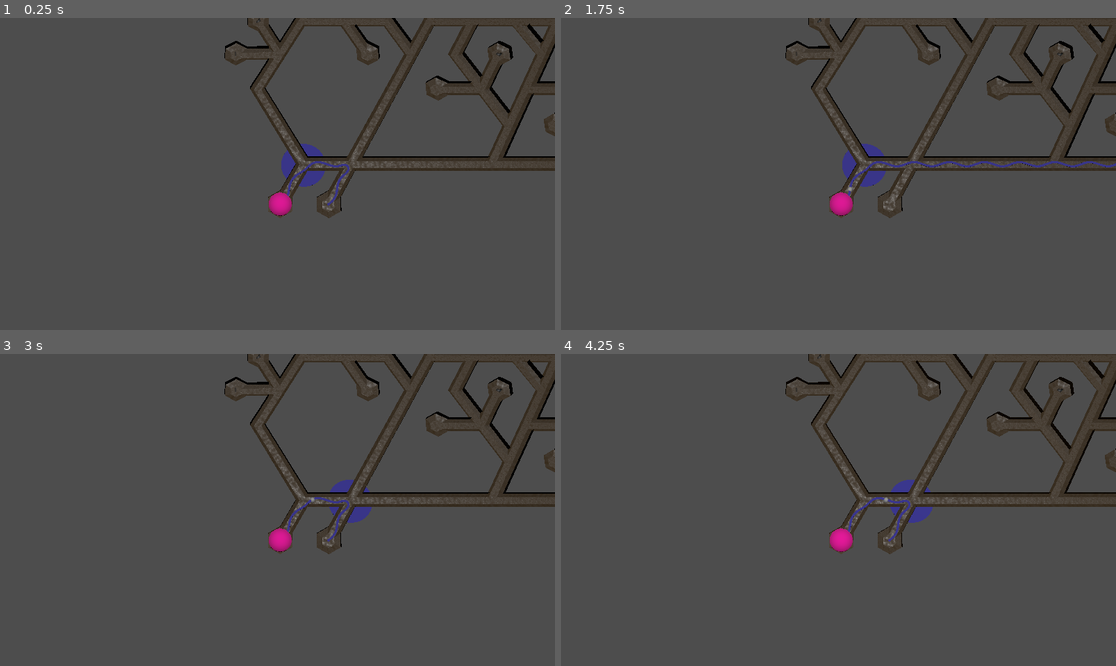
Above: before the commit, frames 1-4 (two rows, left to right).
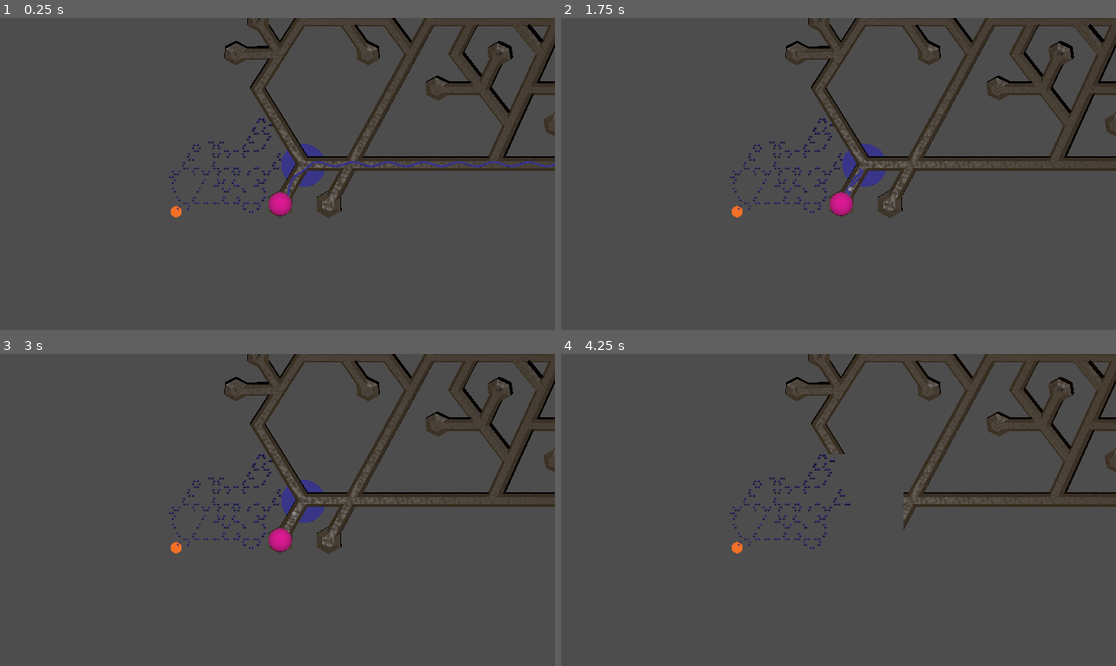
Above: after the commit, the same moments.

Repository: SamppuS/Rabbits_Requiem
Game: Godot game, scene res://tunnels.tscn
Two runs of this game, one before a commit and one after it. Both use one fixed random seed, a clock stepped at 60 frames per second and the inputs below. Sound files missing from this copy of the repository are replaced by a short silence.
Inputs (mouse positions are in pixels of both pictures, inside the frame that each line leads up to):
- Up to frame 1 (0.25 s): no input
- Up to frame 2 (1.75 s): tap Enter at 0.5 s; move the mouse to (960, 158) at 0.52 s; tap A (a) at 0.6 s; click (960, 158) at 0.67 s; tap D (d) at 0.8, 1.35 s; tap Space at 1.25 s; move the mouse to (727, 189) at 1.27 s; click (727, 189) at 1.42 s; tap E (e) at 1.55 s
- Up to frame 3 (3 s): tap Enter at 2 s; move the mouse to (333, 441) at 2.02 s; tap E (e) at 2.1 s; click (333, 441) at 2.17 s; tap W (w) at 2.3, 2.85 s; tap Space at 2.75 s; move the mouse to (249, 572) at 2.77 s; click (249, 572) at 2.92 s
- Up to frame 4 (4.25 s): tap X (x) at 3.05, 3.6 s; move the mouse to (1005, 556) at 3.52 s; click (1005, 556) at 3.67 s; tap Z (z) at 3.8 s

The runs differ from the first frame. In frame 1, 0.8% of the frame differs, in the area x 30-100%, y 32-65%; in frame 2, 0.8%; in frame 3, 1.3%; in frame 4, 2.1%, in the area x 30-67%, y 32-65%.

Commit message:
made snake smarter

Diff:
--- a/rabbits_requiem/assets/snake/snake.gd
+++ b/rabbits_requiem/assets/snake/snake.gd
@@ -1,4 +1,6 @@
 extends Node3D
+signal snaking_complete()
+
 
 @onready var head := $Head
 
@@ -49,6 +51,8 @@
 
 	if !goals[0].is_empty() and int(path_index * speed) < len(snake_path) - 2 :
 		move()
+	elif !goals[0].is_empty() and int(path_index * speed) >= len(snake_path) - 2:
+		emit_signal("snaking_complete")
 
 
 func move():
--- a/rabbits_requiem/tunnels.gd
+++ b/rabbits_requiem/tunnels.gd
@@ -96,15 +96,7 @@
 			meshes.append(load("res://palikoita/Closed Meshes/" + file_name))
 	draw_cave()
 	spawn_babis()
-
-	snake.position = Vector3(0,0,0)#pos_from_tile(starting_point)
-
-
-	var path = a_star(starting_point, babi_holder[1][0])
-	for i in path:
-		snake.add_destination(pos_from_tile(i), i)
-	#snake.add_destination(pos_from_tile(next_tile(starting_point, 2)), next_tile(starting_point, 2))
-
+	snak_action("babi")
 
 
 func _on_minimap_send_grid(sent_grid: Variant, sp: Variant, dead_ends : Variant) -> void:
@@ -135,10 +127,7 @@
 		change_cam()
 
 	if Input.is_action_just_pressed("e"): # snake new target
-		snake.clear_path()
-		var path = a_star(snake.next[1], babi_holder[1][randi() % babi_count])
-		for i in path:
-			snake.add_destination(pos_from_tile(i), i)
+		snak_action("player")
 
 	if event is InputEventMouseMotion: # looking around with mouse
 		var screen_size = get_viewport().get_visible_rect().size
@@ -358,3 +347,36 @@
 
 func distance_in_vec3(start: Vector2i, target: Vector2i):
 	return pos_from_tile(start).distance_to(pos_from_tile(target))
+
+
+func _on_snake_snaking_complete() -> void:
+	if babi_holder[0].size() > 0:
+		snak_action("babi")
+	else:
+		snak_action("player")
+
+func  snak_action(action : String = ""):
+
+	var start
+	var target
+
+	# check for snake starting pos
+	if snake.goals[0].is_empty():
+		start = starting_point
+	else:
+		start = snake.next[1]
+		snake.clear_path()
+
+	# choose target
+	match action:
+		"player": # hunt player
+			target = current
+		"babi": # hunt babi
+			target = babi_holder[1][randi() % babi_holder[0].size()]
+		_:
+			snak_action("babi")
+
+	# pathfind
+	var path = a_star(start, target)
+	for i in path:
+		snake.add_destination(pos_from_tile(i), i)
--- a/rabbits_requiem/tunnels.tscn
+++ b/rabbits_requiem/tunnels.tscn
@@ -62,10 +62,8 @@
 environment = SubResource("Environment_yoqi5")
 
 [node name="Snake" parent="." instance=ExtResource("8_di8tg")]
-transform = Transform3D(1, 0, 0, 0, 1, 0, 0, 0, 1, 3.18071, 0, 0.739734)
 
 [node name="Control" type="Control" parent="."]
-visible = false
 layout_mode = 3
 anchors_preset = 2
 anchor_top = 1.0
@@ -85,11 +83,12 @@
 own_world_3d = true
 handle_input_locally = false
 size = Vector2i(780, 646)
-render_target_update_mode = 0
+render_target_update_mode = 4
 
 [node name="Minimap" parent="Control/SubViewportContainer/SubViewport" instance=ExtResource("2_ah540")]
 
 [node name="DirectionalLight3D" type="DirectionalLight3D" parent="."]
 transform = Transform3D(1, 0, 0, 0, -4.37114e-08, 1, 0, -1, -4.37114e-08, 0, 0, 0)
 
+[connection signal="snaking_complete" from="Snake" to="." method="_on_snake_snaking_complete"]
 [connection signal="send_grid" from="Control/SubViewportContainer/SubViewport/Minimap" to="." method="_on_minimap_send_grid"]
